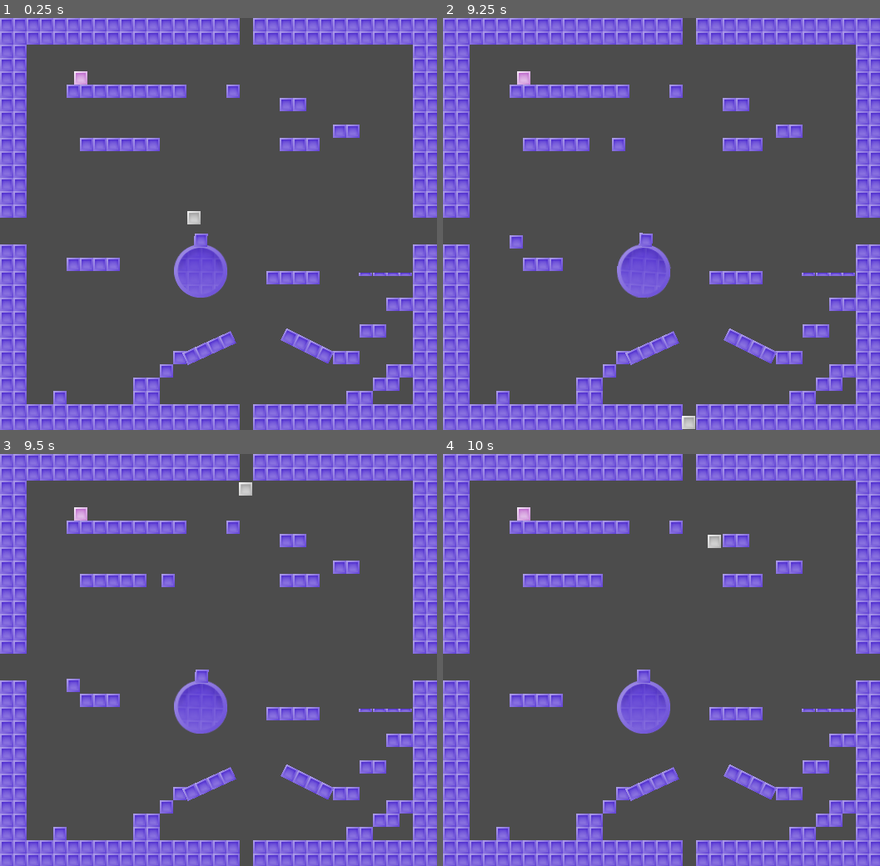
Above: before the commit, frames 1-4 (two rows, left to right).
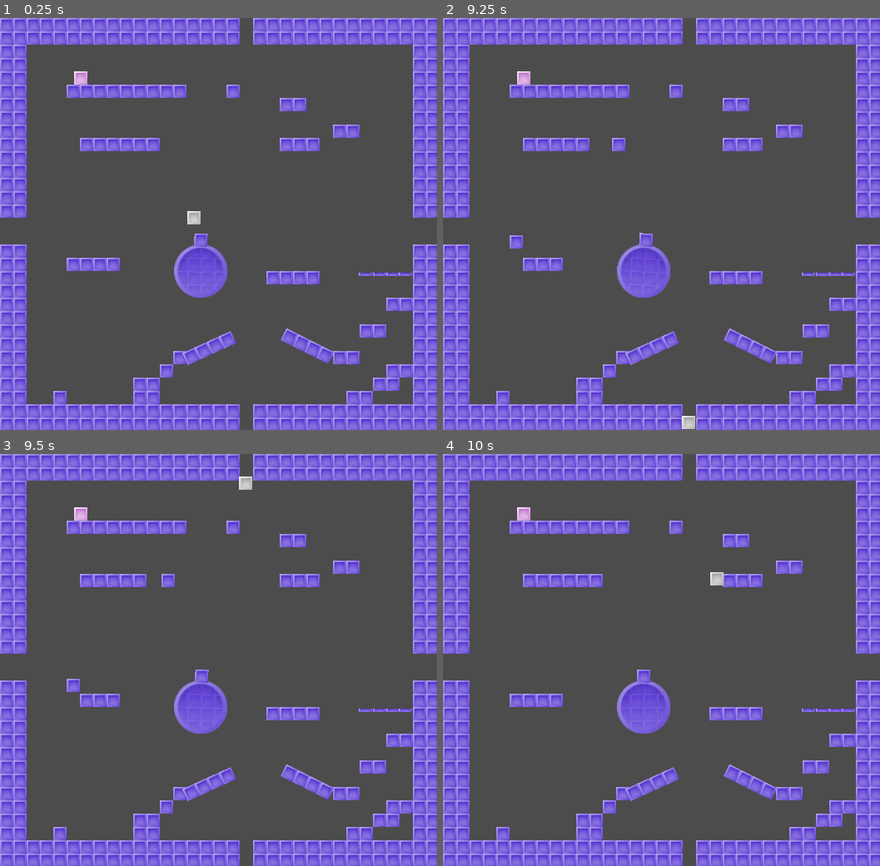
Above: after the commit, the same moments.

Repository: HorryH/godot-playground-2d
Game: Godot game, scene res://colworld.tscn
The game is run twice, just before and just after one commit, with the same random seed, the same clock (stepped at 60 frames per second) and the same inputs.
Inputs:
- Up to frame 1 (0.25 s): no input
- Up to frame 2 (9.25 s): tap Enter at 0.5 s; hold Right (move_right) 0.53-2.03 s; tap Down (move_bottom) every 0.75 s from 0.6 to 8.85 s; tap Space (jump) at 0.77, 1.52, 3.02, 3.77, 4.52, 5.75, 6.02, 6.77, 7.52, 9.02 s; hold Left (move_left) 2.03-4.28 s; hold Right (move_right) 4.28-8.03 s; hold Left (move_left) from 8.03 s (still down)
- Up to frame 3 (9.5 s): keep holding Left (move_left)
- Up to frame 4 (10 s): release Left (move_left) at 9.53 s; hold Right (move_right) from 9.53 s (still down); tap Down (move_bottom) at 9.6 s; tap Space (jump) at 9.77 s

Frames 1-2 are identical in both runs. In frame 3, 0.1% of the frame differs, in the area x 54-58%, y 5-11%; in frame 4, 0.2%, in the area x 60-65%, y 19-32%.

Commit message:
greatly improved screen wrapping logic

Diff:
--- a/colworld.gd
+++ b/colworld.gd
@@ -10,8 +10,12 @@
 	var cheat = Input.is_action_pressed("cheat")
 	if cheat:
 		$player.set_position(Vector2(45, 80))
-	_screen_wrap($player)
 
-func _screen_wrap(entity):
-	# print(entity.position.x)
-	pass
+func _on_view_area_body_exited(body):
+	var viewport = get_viewport()
+	if body.position.x < 0:
+		body.set_position(Vector2(viewport.size.x, body.position.y))
+	elif body.position.x > viewport.size.x:
+		body.set_position(Vector2(0, body.position.y))
+	elif body.position.y > viewport.size.y:
+		body.set_position(Vector2(body.position.x, 0))
--- a/colworld.tscn
+++ b/colworld.tscn
@@ -8,8 +8,6 @@
 [ext_resource path="res://long_obstacle.png" type="Texture" id=6]
 
 [sub_resource type="World" id=13]
-
-[sub_resource type="RectangleShape2D" id=14]
 
 [sub_resource type="RectangleShape2D" id=1]
 extents = Vector2( 8, 8 )
@@ -115,9 +113,12 @@
 [sub_resource type="RectangleShape2D" id=12]
 extents = Vector2( 32, 8 )
 
+[sub_resource type="RectangleShape2D" id=14]
+
 [node name="Node2D" type="Node2D"]
 
 [node name="ViewportContainer" type="ViewportContainer" parent="."]
+visible = false
 margin_right = 40.0
 margin_bottom = 40.0
 
@@ -125,67 +126,62 @@
 size = Vector2( 525, 495 )
 world = SubResource( 13 )
 handle_input_locally = false
-render_target_update_mode = 3
-
-[node name="view_area" type="Area2D" parent="ViewportContainer/Viewport"]
-
-[node name="collision" type="CollisionShape2D" parent="ViewportContainer/Viewport/view_area"]
-shape = SubResource( 14 )
-
-[node name="colworld" type="Node2D" parent="ViewportContainer/Viewport"]
+render_target_update_mode = 0
+
+[node name="colworld" type="Node2D" parent="."]
 script = ExtResource( 1 )
 
-[node name="TileMap" type="TileMap" parent="ViewportContainer/Viewport/colworld"]
+[node name="TileMap" type="TileMap" parent="colworld"]
 tile_set = SubResource( 2 )
 cell_size = Vector2( 16, 16 )
 format = 1
-tile_data = PoolIntArray( 0, 0, 0, 1, 0, 0, 2, 0, 0, 3, 0, 0 …(1633 unchanged characters)… 969, 0, 0, 851999, 0, 0, 852000, 0, 0, 983034, 0, 0, 983035, 0, 0, 983036, 0, 0, 983037, 0, 0, 983038, 0, 0, 983039, 0, 0, 917504, 0, 0, 917505, 0, 0, 917535, 0, 0, 917536, 0, 0, 917537, 0, 0, 917538, 0, 0, 917539, 0, 0, 917540, 0, 0, 917541, 0, 0, 917542, 0, 0, 1179642, 0, 0, 1179643, 0, 0, 1179644, 0, 0, 1179645, 0, 0, 1179646, 0, 0, 1179647, 0, 0, 1114112, 0, 0, 1114113, 0, 0, 1114143, 0, 0, 1114144, 0, 0, 1114145, 0, 0, 1114146, 0, 0, 1114147, 0, 0, 1114148, 0, 0, 1114149, 0, 0, 1114150, 0, 0, 1179648, 0, 0, 1179649, 0, 0, 11 …(2458 unchanged characters)…
-
-[node name="player" parent="ViewportContainer/Viewport/colworld" instance=ExtResource( 3 )]
+tile_data = PoolIntArray( 0, 0, 0, 1, 0, 0, 2, 0, 0, 3, 0, 0 …(1633 unchanged characters)… 969, 0, 0, 851999, 0, 0, 852000, 0, 0, 917504, 0, 0, 917505, 0, 0, 917535, 0, 0, 917536, 0, 0, 1114112, 0, 0, 1114113, 0, 0, 1114143, 0, 0, 1114144, 0, 0, 1179648, 0, 0, 1179649, 0, 0, 11 …(2458 unchanged characters)…
+
+[node name="player" parent="colworld" instance=ExtResource( 3 )]
 position = Vector2( 233.06, 223.436 )
 
-[node name="VisibilityNotifier2D" type="VisibilityNotifier2D" parent="ViewportContainer/Viewport/colworld/player"]
+[node name="VisibilityNotifier2D" type="VisibilityNotifier2D" parent="colworld/player"]
 rect = Rect2( 0, 0, 1, 1 )
 
-[node name="moving_platform1" type="KinematicBody2D" parent="ViewportContainer/Viewport/colworld"]
+[node name="moving_platform1" type="KinematicBody2D" parent="colworld"]
 position = Vector2( 274.142, 152 )
 
-[node name="collision" type="CollisionShape2D" parent="ViewportContainer/Viewport/colworld/moving_platform1"]
+[node name="collision" type="CollisionShape2D" parent="colworld/moving_platform1"]
 shape = SubResource( 3 )
 
-[node name="sprite" type="Sprite" parent="ViewportContainer/Viewport/colworld/moving_platform1"]
-texture = ExtResource( 2 )
-
-[node name="anim" type="AnimationPlayer" parent="ViewportContainer/Viewport/colworld/moving_platform1"]
+[node name="sprite" type="Sprite" parent="colworld/moving_platform1"]
+texture = ExtResource( 2 )
+
+[node name="anim" type="AnimationPlayer" parent="colworld/moving_platform1"]
 autoplay = "leftright"
 playback_process_mode = 0
 anims/leftright = SubResource( 4 )
 
-[node name="moving_platform2" type="KinematicBody2D" parent="ViewportContainer/Viewport/colworld"]
+[node name="moving_platform2" type="KinematicBody2D" parent="colworld"]
 position = Vector2( 88.3493, 284.689 )
 
-[node name="collision" type="CollisionShape2D" parent="ViewportContainer/Viewport/colworld/moving_platform2"]
+[node name="collision" type="CollisionShape2D" parent="colworld/moving_platform2"]
 shape = SubResource( 3 )
 
-[node name="sprite" type="Sprite" parent="ViewportContainer/Viewport/colworld/moving_platform2"]
-texture = ExtResource( 2 )
-
-[node name="anim" type="AnimationPlayer" parent="ViewportContainer/Viewport/colworld/moving_platform2"]
+[node name="sprite" type="Sprite" parent="colworld/moving_platform2"]
+texture = ExtResource( 2 )
+
+[node name="anim" type="AnimationPlayer" parent="colworld/moving_platform2"]
 autoplay = "updown"
 playback_process_mode = 0
 anims/leftright = SubResource( 5 )
 anims/updown = SubResource( 6 )
 
-[node name="princess" type="Area2D" parent="ViewportContainer/Viewport/colworld"]
+[node name="princess" type="Area2D" parent="colworld"]
 position = Vector2( 97, 72 )
 
-[node name="collision" type="CollisionShape2D" parent="ViewportContainer/Viewport/colworld/princess"]
+[node name="collision" type="CollisionShape2D" parent="colworld/princess"]
 shape = SubResource( 7 )
 
-[node name="Sprite" type="Sprite" parent="ViewportContainer/Viewport/colworld/princess"]
+[node name="Sprite" type="Sprite" parent="colworld/princess"]
 texture = ExtResource( 4 )
 
-[node name="youwin" type="Label" parent="ViewportContainer/Viewport/colworld"]
+[node name="youwin" type="Label" parent="colworld"]
 visible = false
 margin_left = 196.0
 margin_top = 41.0
@@ -197,91 +193,99 @@
 You Saved The Princess!"
 align = 1
 
-[node name="oneway1" type="KinematicBody2D" parent="ViewportContainer/Viewport/colworld"]
+[node name="oneway1" type="KinematicBody2D" parent="colworld"]
 position = Vector2( 439, 308 )
 
-[node name="sprite" type="Sprite" parent="ViewportContainer/Viewport/colworld/oneway1"]
-scale = Vector2( 1, 0.3 )
-texture = ExtResource( 2 )
-
-[node name="CollisionShape2D" type="CollisionShape2D" parent="ViewportContainer/Viewport/colworld/oneway1"]
-shape = SubResource( 8 )
-one_way_collision = true
-
-[node name="oneway2" type="KinematicBody2D" parent="ViewportContainer/Viewport/colworld"]
+[node name="sprite" type="Sprite" parent="colworld/oneway1"]
+scale = Vector2( 1, 0.3 )
+texture = ExtResource( 2 )
+
+[node name="CollisionShape2D" type="CollisionShape2D" parent="colworld/oneway1"]
+shape = SubResource( 8 )
+one_way_collision = true
+
+[node name="oneway2" type="KinematicBody2D" parent="colworld"]
 position = Vector2( 456, 308 )
 
-[node name="sprite" type="Sprite" parent="ViewportContainer/Viewport/colworld/oneway2"]
-scale = Vector2( 1, 0.3 )
-texture = ExtResource( 2 )
-
-[node name="CollisionShape2D" type="CollisionShape2D" parent="ViewportContainer/Viewport/colworld/oneway2"]
-shape = SubResource( 8 )
-one_way_collision = true
-
-[node name="oneway3" type="KinematicBody2D" parent="ViewportContainer/Viewport/colworld"]
+[node name="sprite" type="Sprite" parent="colworld/oneway2"]
+scale = Vector2( 1, 0.3 )
+texture = ExtResource( 2 )
+
+[node name="CollisionShape2D" type="CollisionShape2D" parent="colworld/oneway2"]
+shape = SubResource( 8 )
+one_way_collision = true
+
+[node name="oneway3" type="KinematicBody2D" parent="colworld"]
 position = Vector2( 472, 308 )
 
-[node name="sprite" type="Sprite" parent="ViewportContainer/Viewport/colworld/oneway3"]
-scale = Vector2( 1, 0.3 )
-texture = ExtResource( 2 )
-
-[node name="CollisionShape2D" type="CollisionShape2D" parent="ViewportContainer/Viewport/colworld/oneway3"]
-shape = SubResource( 8 )
-one_way_collision = true
-
-[node name="oneway4" type="KinematicBody2D" parent="ViewportContainer/Viewport/colworld"]
+[node name="sprite" type="Sprite" parent="colworld/oneway3"]
+scale = Vector2( 1, 0.3 )
+texture = ExtResource( 2 )
+
+[node name="CollisionShape2D" type="CollisionShape2D" parent="colworld/oneway3"]
+shape = SubResource( 8 )
+one_way_collision = true
+
+[node name="oneway4" type="KinematicBody2D" parent="colworld"]
 position = Vector2( 487, 308 )
 
-[node name="sprite" type="Sprite" parent="ViewportContainer/Viewport/colworld/oneway4"]
-scale = Vector2( 1, 0.3 )
-texture = ExtResource( 2 )
-
-[node name="CollisionShape2D" type="CollisionShape2D" parent="ViewportContainer/Viewport/colworld/oneway4"]
-shape = SubResource( 8 )
-one_way_collision = true
-
-[node name="circle" type="KinematicBody2D" parent="ViewportContainer/Viewport/colworld"]
+[node name="sprite" type="Sprite" parent="colworld/oneway4"]
+scale = Vector2( 1, 0.3 )
+texture = ExtResource( 2 )
+
+[node name="CollisionShape2D" type="CollisionShape2D" parent="colworld/oneway4"]
+shape = SubResource( 8 )
+one_way_collision = true
+
+[node name="circle" type="KinematicBody2D" parent="colworld"]
 position = Vector2( 241.169, 304.126 )
 
-[node name="sprite" type="Sprite" parent="ViewportContainer/Viewport/colworld/circle"]
+[node name="sprite" type="Sprite" parent="colworld/circle"]
 texture = ExtResource( 5 )
 
-[node name="CollisionShape2D" type="CollisionShape2D" parent="ViewportContainer/Viewport/colworld/circle"]
+[node name="CollisionShape2D" type="CollisionShape2D" parent="colworld/circle"]
 shape = SubResource( 9 )
 
-[node name="anim" type="AnimationPlayer" parent="ViewportContainer/Viewport/colworld/circle"]
+[node name="anim" type="AnimationPlayer" parent="colworld/circle"]
 autoplay = "turn"
 anims/turn = SubResource( 10 )
 
-[node name="box" type="CollisionShape2D" parent="ViewportContainer/Viewport/colworld/circle"]
+[node name="box" type="CollisionShape2D" parent="colworld/circle"]
 position = Vector2( -0.440125, -37.0904 )
 shape = SubResource( 11 )
 
-[node name="boxsprite" type="Sprite" parent="ViewportContainer/Viewport/colworld/circle"]
+[node name="boxsprite" type="Sprite" parent="colworld/circle"]
 position = Vector2( 0, -37.4108 )
 texture = ExtResource( 2 )
 
-[node name="platform" type="StaticBody2D" parent="ViewportContainer/Viewport/colworld"]
+[node name="platform" type="StaticBody2D" parent="colworld"]
 position = Vector2( 251.44, 396.557 )
 rotation = -0.428054
 
-[node name="sprite" type="Sprite" parent="ViewportContainer/Viewport/colworld/platform"]
+[node name="sprite" type="Sprite" parent="colworld/platform"]
 texture = ExtResource( 6 )
 
-[node name="CollisionShape2D" type="CollisionShape2D" parent="ViewportContainer/Viewport/colworld/platform"]
+[node name="CollisionShape2D" type="CollisionShape2D" parent="colworld/platform"]
 shape = SubResource( 12 )
 
-[node name="platform1" type="StaticBody2D" parent="ViewportContainer/Viewport/colworld"]
+[node name="platform1" type="StaticBody2D" parent="colworld"]
 position = Vector2( 369.116, 394.016 )
 rotation = 0.465931
 
-[node name="sprite" type="Sprite" parent="ViewportContainer/Viewport/colworld/platform1"]
+[node name="sprite" type="Sprite" parent="colworld/platform1"]
 texture = ExtResource( 6 )
 
-[node name="CollisionShape2D" type="CollisionShape2D" parent="ViewportContainer/Viewport/colworld/platform1"]
+[node name="CollisionShape2D" type="CollisionShape2D" parent="colworld/platform1"]
 shape = SubResource( 12 )
 
-[connection signal="body_exited" from="ViewportContainer/Viewport/view_area" to="ViewportContainer/Viewport/colworld/player" method="_on_Area2D_body_exited"]
-[connection signal="viewport_exited" from="ViewportContainer/Viewport/colworld/player/VisibilityNotifier2D" to="ViewportContainer/Viewport/colworld/player" method="_on_VisibilityNotifier2D_viewport_exited"]
-[connection signal="body_entered" from="ViewportContainer/Viewport/colworld/princess" to="ViewportContainer/Viewport/colworld" method="_on_princess_body_enter"]
+[node name="view_area" type="Area2D" parent="."]
+visible = false
+position = Vector2( 264, 249 )
+scale = Vector2( 26.2011, -24.8957 )
+
+[node name="collision" type="CollisionShape2D" parent="view_area"]
+shape = SubResource( 14 )
+
+[connection signal="viewport_exited" from="colworld/player/VisibilityNotifier2D" to="colworld/player" method="_on_VisibilityNotifier2D_viewport_exited"]
+[connection signal="body_entered" from="colworld/princess" to="colworld" method="_on_princess_body_enter"]
+[connection signal="body_exited" from="view_area" to="colworld" method="_on_view_area_body_exited"]
--- a/player.gd
+++ b/player.gd
@@ -78,15 +78,3 @@
 
 	on_air_time += delta
 	prev_jump_pressed = jump
-
-
-func _on_VisibilityNotifier2D_viewport_exited(viewport):
-	if position.x < 0:
-		set_position(Vector2(viewport.size.x, position.y))
-	elif position.x > viewport.size.x:
-		set_position(Vector2(0, position.y))
-	elif position.y > viewport.size.y:
-		set_position(Vector2(position.x, 0))
-
-func _on_Area2D_body_exited(body):
-	print("here")
